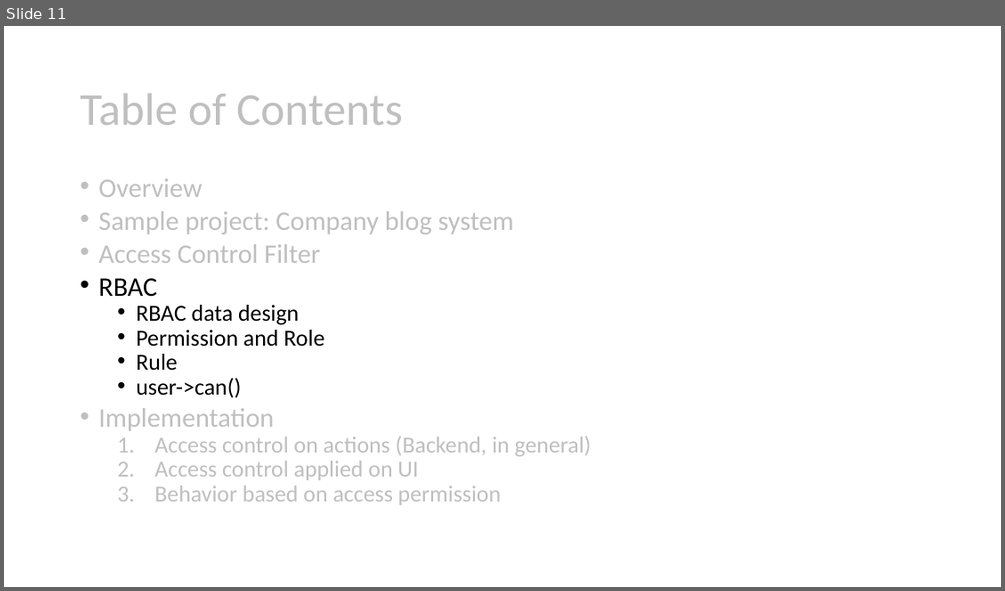
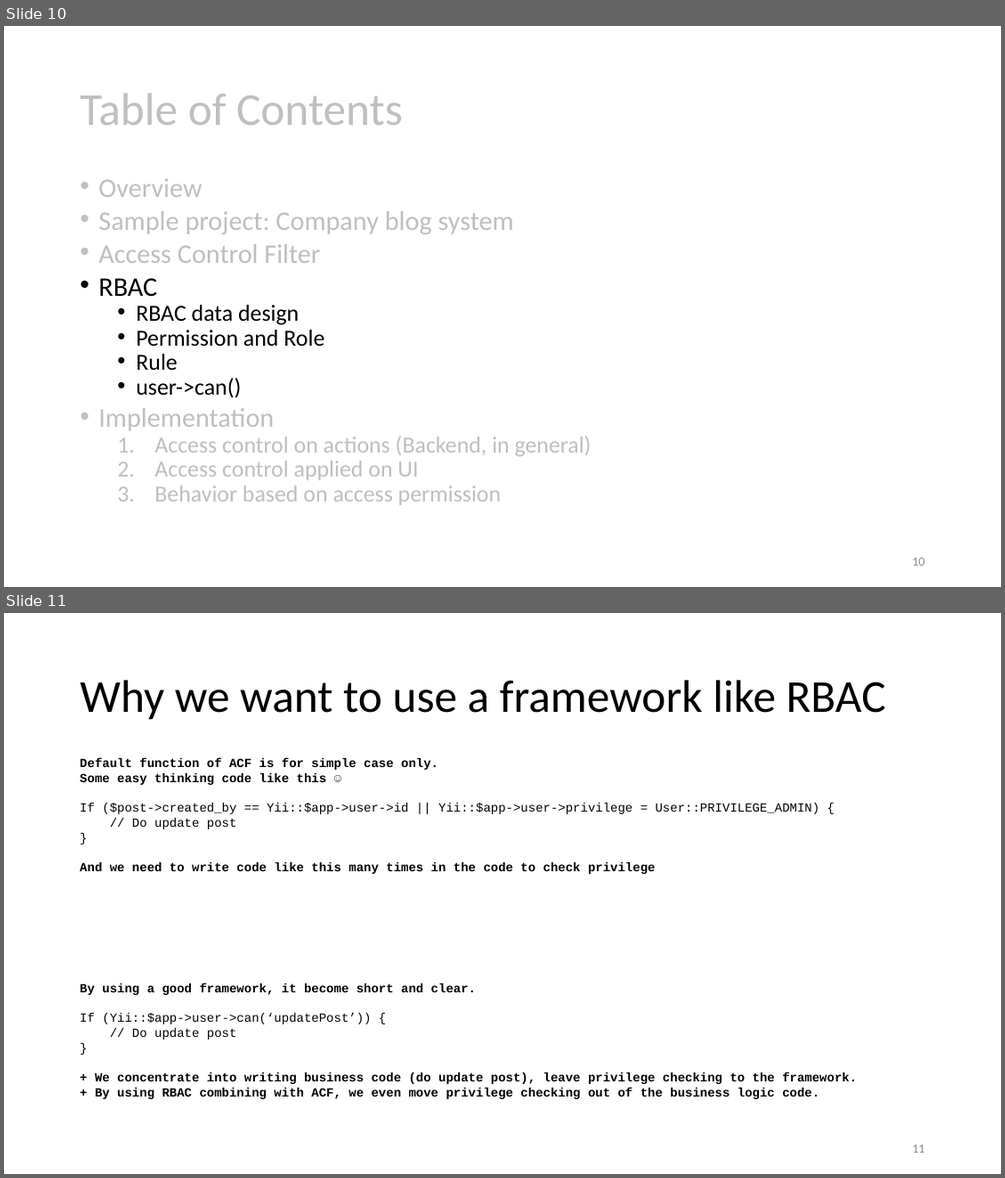
Before and after one commit to umbalaconmeogia/yii2-rbac-tutorial, a slide deck: docs/tutorial/Yii2RbacTutorial.pptx. Shown one above the other, each under a label of ours: slide 11 before the commit, slides 10 and 11 after it. The pictures are 1005x591 and 1005x1178 pixels, drawn with LibreOffice and Linux fonts; fonts in the diff are those of the drawing. Boxes give left, top, right and bottom in pixels: in the first picture for what was removed or moved away, otherwise in the second. Text is boxed around its words. In the diff, an @@ line names an element or a change of style, - is before the commit and + after.

```diff
--- a/docs/tutorial/Yii2RbacTutorial.pptx
+++ b/docs/tutorial/Yii2RbacTutorial.pptx
@@ slide 11 added at (4,613,1001,1174), background #FFFFFF @@
@@ title added at (80,680,886,720), 44 pt, text #000000 @@
+Why we want to use a framework like RBAC
@@ text added at (80,758,820,874), 12 pt, text #000000, bold @@
+Default function of ACF is for simple case only.
+Some easy thinking code like this ☺
+If ($post->created_by == Yii::$app->user->id || Yii::$app->user->privilege = User::PRIVILEGE_ADMIN) {
+// Do update post
+}
+And we need to write code like this many times in the code to check privilege
@@ text added at (80,983,857,1099), 12 pt, text #000000, bold @@
+By using a good framework, it become short and clear.
+If (Yii::$app->user->can(‘updatePost’)) {
+// Do update post
+}
++ We concentrate into writing business code (do update post), leave privilege checking to the framework.
++ By using RBAC combining with ACF, we even move privilege checking out of the business logic code.
@@ page number added at (912,1144,924,1152), 12 pt, text #8C8C8C @@
+11
@@ what was slide 11 is now slide 10 @@
@@ slide 10 changed as well @@
@@ page number added at (912,557,924,565), 12 pt, text #8C8C8C @@
+10
```
Also in this commit, not shown: 15 other slides changed, 5 other slides added, 1 slide removed, 19 other files.
